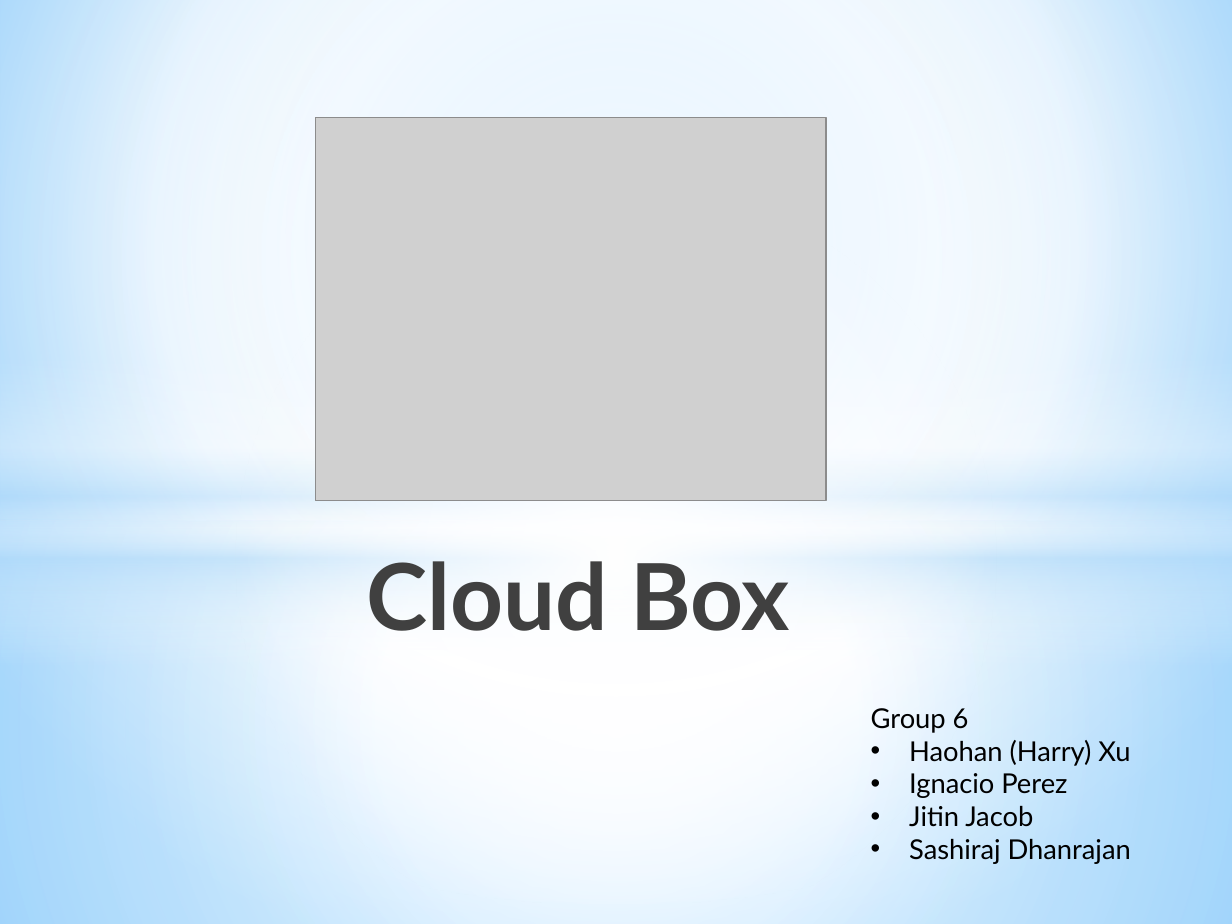
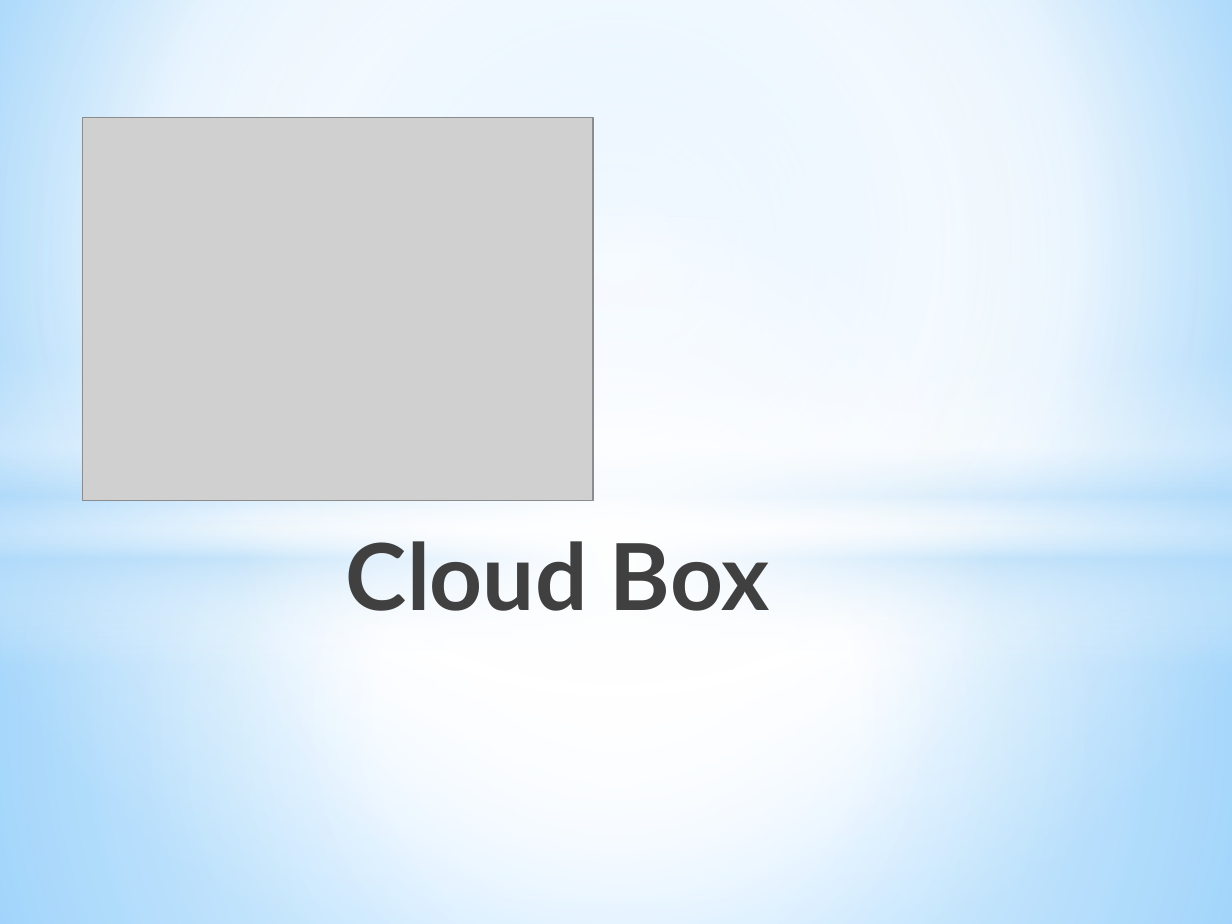
Before and after one commit to CICS525Project/DropboxImpl, a slide deck: slide 1 of Cloud Box_ppt.pptx. Drawn at 1232x924 pixels with LibreOffice and Linux fonts; fonts in the diff are those of the drawing; grey boxes stand for pictures. Boxes give left, top, right and bottom in pixels: in the first picture for what was removed or moved away, otherwise in the second. Text is boxed around its words. In the diff, an @@ line names an element or a change of style, - is before the commit and + after.

```diff
--- a/Cloud Box_ppt.pptx
+++ b/Cloud Box_ppt.pptx
@@ picture: place and size @@
-picture at box(315, 118, 827, 501)
+picture at box(83, 118, 594, 501)
@@ title "Cloud Box": place and size @@
-title "Cloud Box" at box(366, 561, 789, 631)
+title "Cloud Box" at box(346, 541, 769, 611)
@@ text removed at box(871, 708, 1131, 864) @@
-Group 6
-• Haohan (Harry) Xu
-• Ignacio Perez
-• Jitin Jacob
-• Sashiraj Dhanrajan
```
Also in this commit, not shown: 13 other slides changed.
